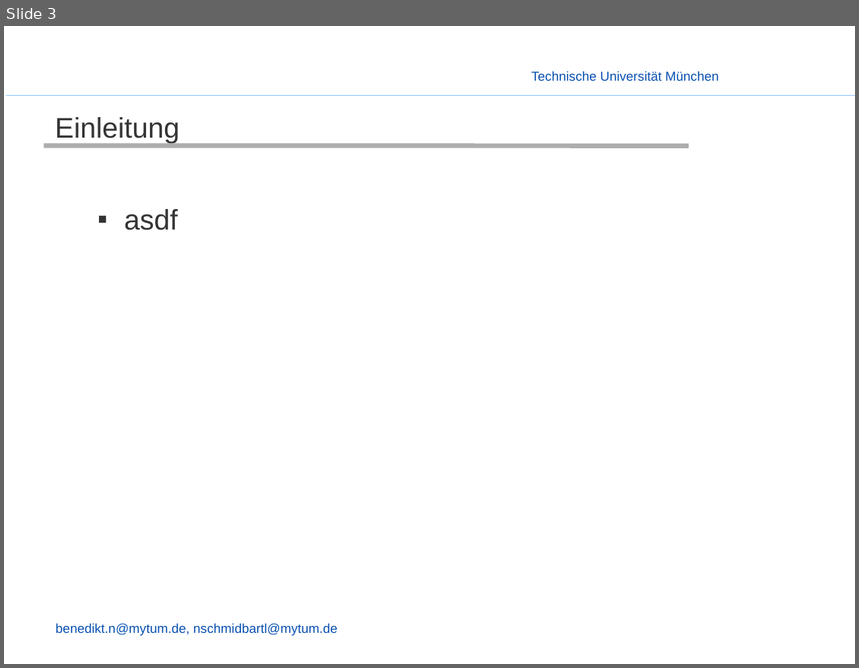
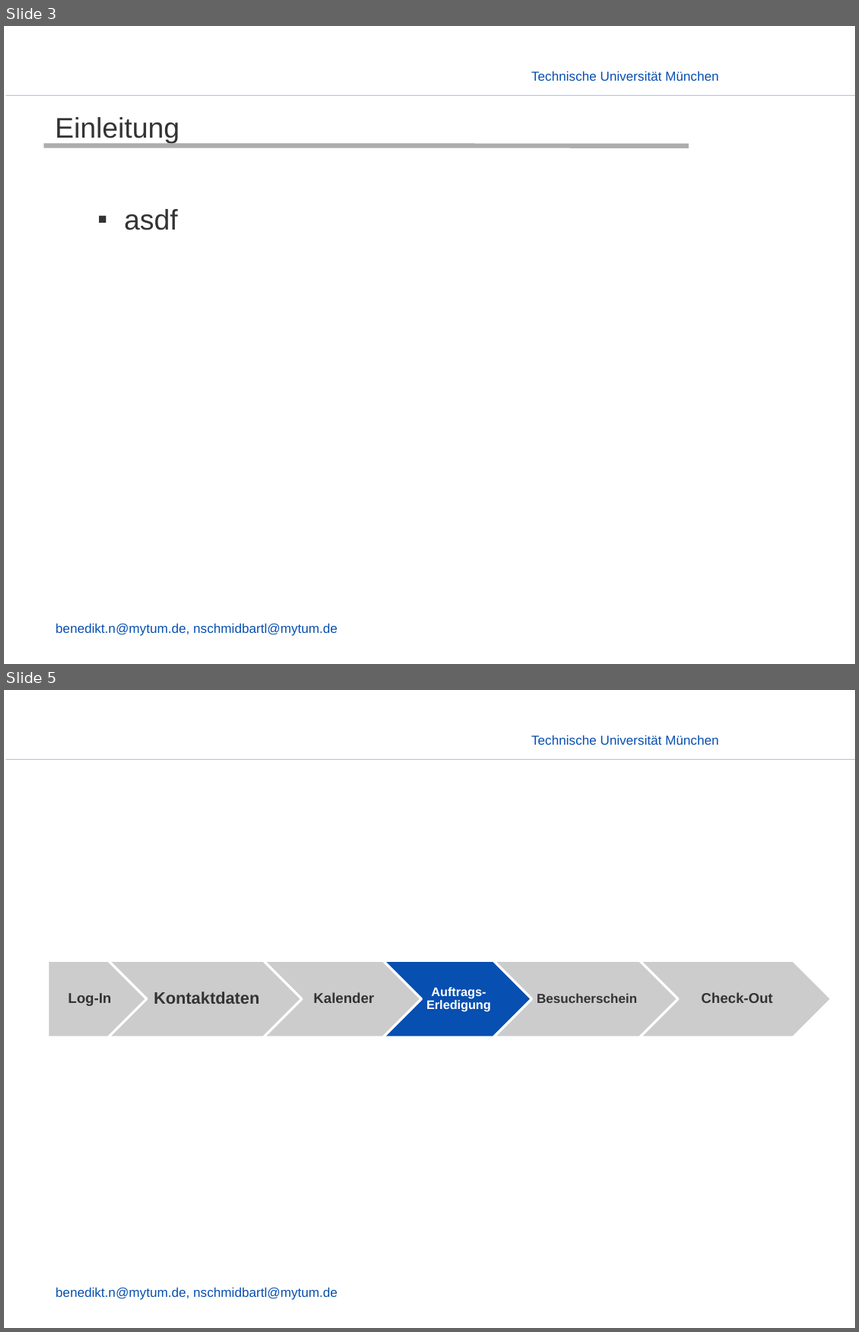
Before and after one commit to enjayes/logistikapp, a slide deck: Präsentation/Presentation - Nobbi.pptx. Shown one above the other, each under a label of ours: slide 3 before the commit, slides 3 and 5 after it; the slides between them are not shown. The pictures are 859x668 and 859x1332 pixels, drawn with LibreOffice and Linux fonts; fonts in the diff are those of the drawing; background and template pictures are left out. Boxes give left, top, right and bottom in pixels: in the first picture for what was removed or moved away, otherwise in the second. Text is boxed around its words. In the diff, an @@ line names an element or a change of style, - is before the commit and + after.

```diff
--- a/Präsentation/Presentation - Nobbi.pptx
+++ b/Präsentation/Presentation - Nobbi.pptx
@@ slide 5 added at (4,690,855,1328), background picture (left out); not listed: 3 template elements that a slide beside it also shows @@
@@ group added at (47,961,832,1037): 6 texts, 5 chevrons, 1 pentagon arrow @@
+Log-In
+Kontaktdaten
+Kalender
+Auftrags-Erledigung
+Besucherschein
+Check-Out
```
Also in this commit, not shown: 1 slide changed, 6 other slides added.
